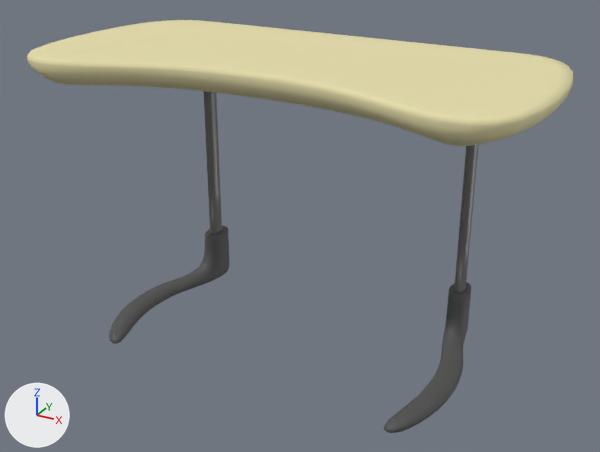
What one commit did to the FBX model Assets/Models/OfficeDesk.fbx.
Camera for both pictures: a 50 mm lens placed at (3.07, -5.47, 3.82), pointed at (0.12, -0.1, 1.13). The axes (+X, +Y, +Z) are drawn at lower left. The lights are the same throughout.
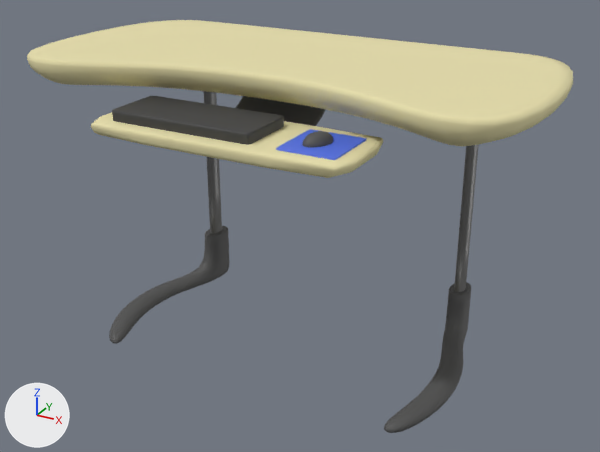
Pixel boxes [x1, y1, x2, y2] of what changed, in the pictures (600 x 452 px):
```json
{"object": "Drawer", "change": "added", "after": [91, 96, 383, 178], "on screen": "beige", "faces in mat_wood (beige #e7dfac)": [91, 112, 383, 178], "faces in mat_plastic (dark grey #525252)": [236, 96, 326, 126]}
{"object": "Keyboard", "change": "added", "after": [112, 96, 284, 145]}
{"object": "Mousepad", "change": "added", "after": [276, 129, 367, 160], "on screen": "blue"}
{"object": "Mouse", "change": "added", "after": [302, 131, 333, 147]}
```

Scene script edits in JSON lines:
```json
{"op": "add", "block": "mat_keyboard", "code": ["mat_keyboard = principled_material('Keyboard')", "mat_keyboard.base_color = (0.047, 0.047, 0.047)  # black #3d3d3d", "mat_keyboard.roughness = 0.655"]}
{"op": "add", "block": "mat_mousepad", "code": ["mat_mousepad = principled_material('MousePad')", "mat_mousepad.base_color = (0.0815, 0.162, 0.8)  # blue #5170e7"]}
{"op": "add", "block": "me_mesh_001", "code": ["me_mesh_001 = bpy.data.meshes.new('Mesh.001')", "me_mesh_001.from_pydata(...)  # 537 vertices, 528 faces; spans x -1.03..1.03, y -1.22..0.02, z 1.96..2.29", "# faces by material slot: [272, 256]", "me_mesh_001.materials.append(mat_wood)  # beige #e7dfac", "me_mesh_001.materials.append(mat_plastic)  # dark grey #525252"]}
{"op": "add", "block": "me_mesh_002", "code": ["me_mesh_002 = bpy.data.meshes.new('Mesh.002')", "me_mesh_002.from_pydata(...)  # 361 vertices, 336 faces; spans x -0.864..0.29, y -1.101..-0.622, z 2.126..2.203", "me_mesh_002.materials.append(mat_keyboard)  # black #3d3d3d"]}
{"op": "add", "block": "me_mesh_003", "code": ["me_mesh_003 = bpy.data.meshes.new('Mesh.003')", "me_mesh_003.from_pydata(...)  # 185 vertices, 176 faces; spans x 0.59..0.757, y -0.982..-0.747, z 2.126..2.204", "me_mesh_003.materials.append(mat_plastic)  # dark grey #525252"]}
{"op": "add", "block": "me_mesh_004", "code": ["me_mesh_004 = bpy.data.meshes.new('Mesh.004')", "me_mesh_004.from_pydata(...)  # 361 vertices, 336 faces; spans x 0.485..0.916, y -1.101..-0.622, z 2.126..2.135", "me_mesh_004.materials.append(mat_mousepad)  # blue #5170e7"]}
{"op": "add", "block": "ob_drawer", "code": ["ob_drawer = bpy.data.objects.new('Drawer', me_mesh_001)", "ob_drawer.location = (0.0, 0.0, 0.0)"]}
{"op": "add", "block": "ob_keyboard", "code": ["ob_keyboard = bpy.data.objects.new('Keyboard', me_mesh_002)", "ob_keyboard.location = (0.0, 0.0, 0.0)"]}
{"op": "add", "block": "ob_mouse", "code": ["ob_mouse = bpy.data.objects.new('Mouse', me_mesh_003)", "ob_mouse.location = (0.0, 0.0, 0.0)"]}
{"op": "add", "block": "ob_mousepad", "code": ["ob_mousepad = bpy.data.objects.new('Mousepad', me_mesh_004)", "ob_mousepad.location = (0.0, 0.0, 0.0)"]}
```
